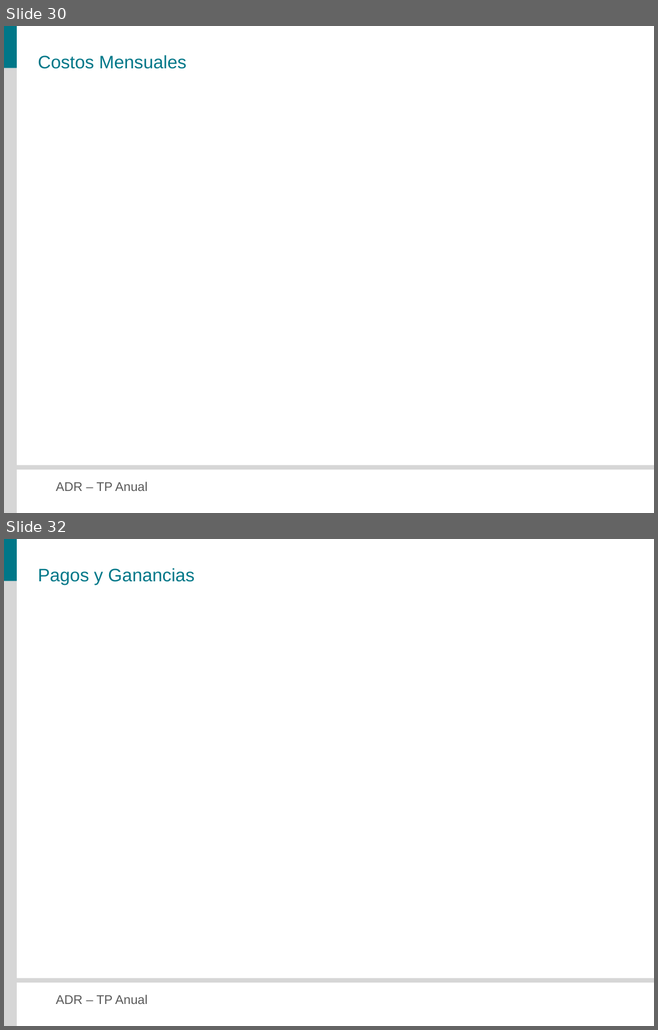
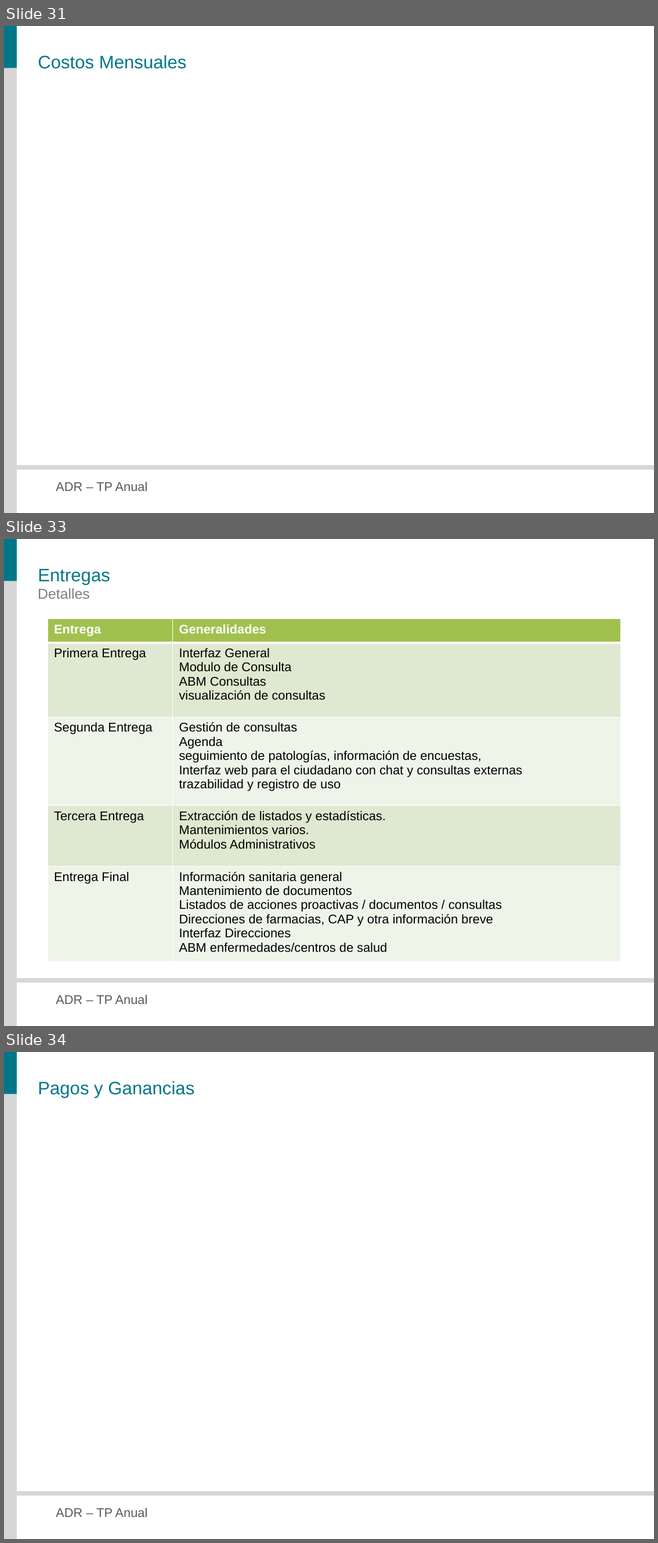
Before and after one commit to veritoreinoso/adr-2010, a slide deck: Presentacion.pptx. Shown one above the other, each under a label of ours: slides 30 and 32 before the commit, slides 31, 33 and 34 after it; the slides between them are not shown. The pictures are 658x1030 and 658x1543 pixels, drawn with LibreOffice and Linux fonts; fonts in the diff are those of the drawing. Boxes give left, top, right and bottom in pixels: in the first picture for what was removed or moved away, otherwise in the second. Text is boxed around its words. In the diff, an @@ line names an element or a change of style, - is before the commit and + after.

```diff
--- a/Presentacion.pptx
+++ b/Presentacion.pptx
@@ slide 33 added at [4,539,654,1026], background #FFFFFF; not listed: 4 template elements that a slide beside it also shows @@
@@ title added at [38,569,110,585], 20 pt, text #007788 @@
+Entregas
@@ text added at [38,588,90,599], 16 pt, text #808080 @@
+Detalles
@@ table added at [48,619,621,964], 5 rows, 2 columns @@
+Entrega | Generalidades
+Primera Entrega | Interfaz General / Modulo de Consulta / ABM Consultas / visualización de consultas
+Segunda Entrega | Gestión de consultas / Agenda / seguimiento de patologías, información de encuestas, / Interfaz web para el ciudadano con chat y consultas externas / trazabilidad y registro de uso
+Tercera Entrega | Extracción de listados y estadísticas. / Mantenimientos varios. / Módulos Administrativos
+Entrega Final | Información sanitaria general / Mantenimiento de documentos / Listados de acciones proactivas / documentos / consultas / Direcciones de farmacias, CAP y otra información breve / Interfaz Direcciones / ABM enfermedades/centros de salud
@@ what was slide 30 is now slide 31 @@
@@ what was slide 32 is now slide 34 @@
```
Also in this commit, not shown: 10 slides changed, 2 other slides added, 1 slide removed.
